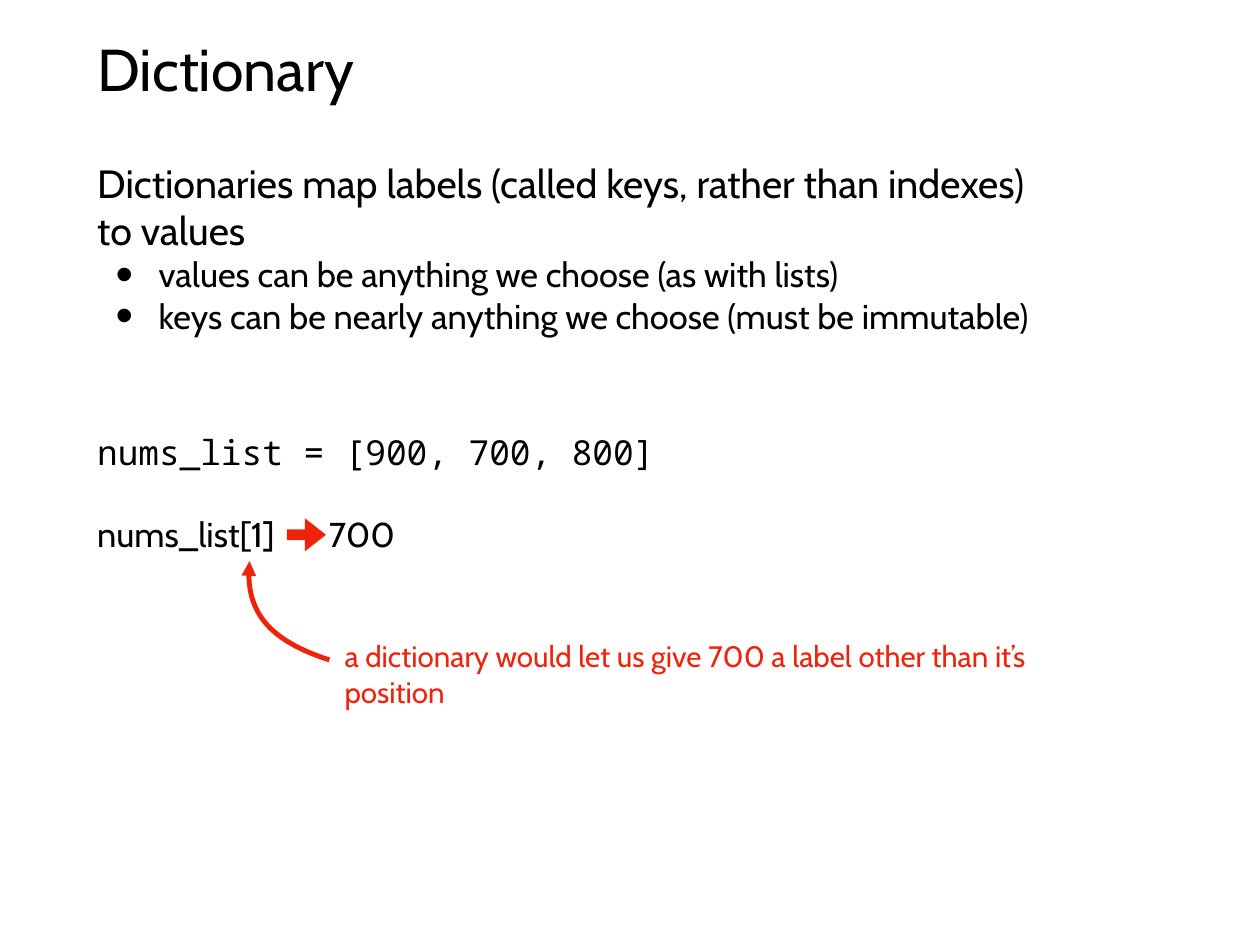
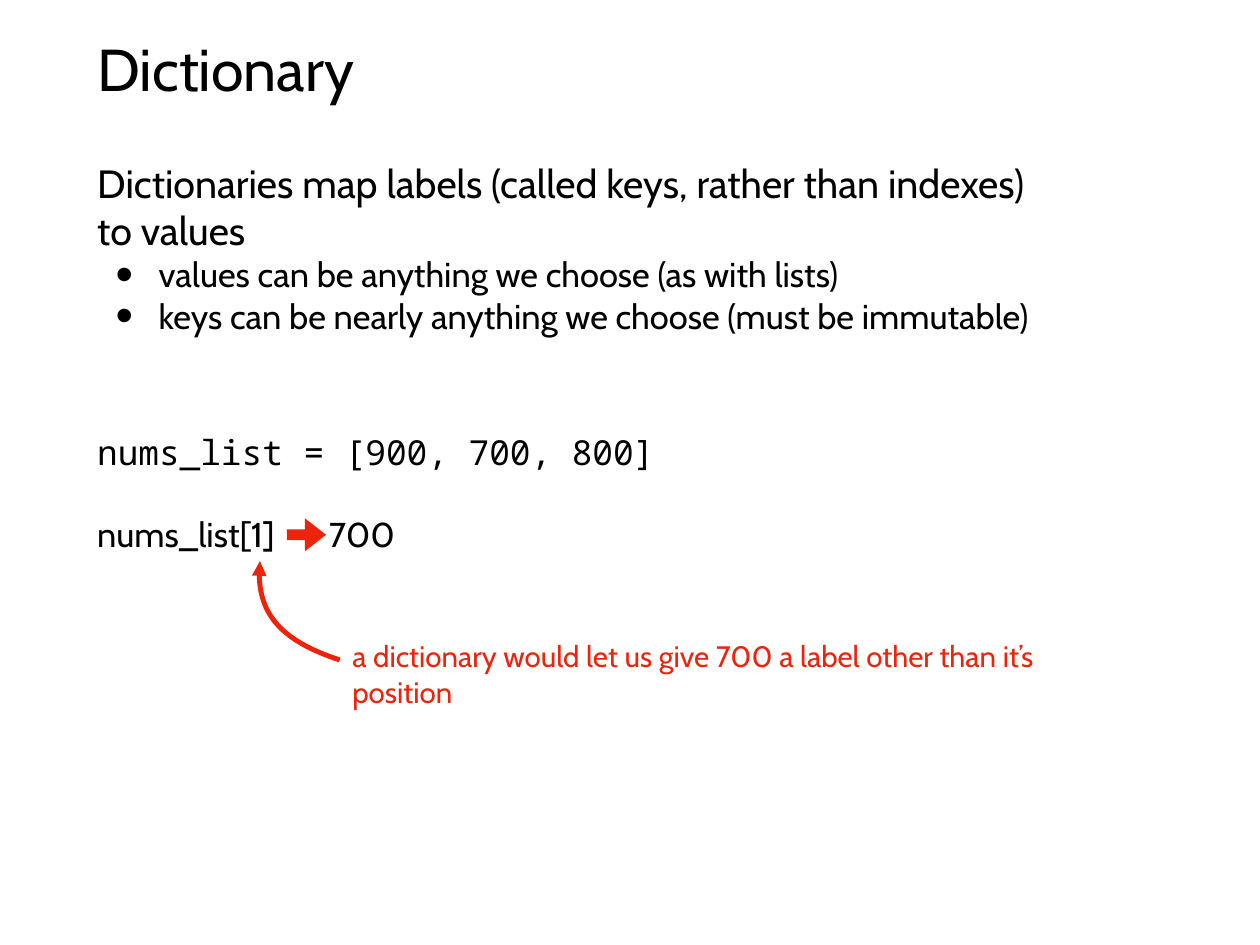
Before and after one commit to rogersjeffreyl/caraza-harter-com, a slide deck: slide 17 of tyler/meena/cs220/s20/materials/lec_18_S20.pptx. Drawn at 1260x945 pixels with LibreOffice and Linux fonts; fonts in the diff are those of the drawing. Boxes give left, top, right and bottom in pixels: in the first picture for what was removed or moved away, otherwise in the second. Text is boxed around its words. In the diff, an @@ line names an element or a change of style, - is before the commit and + after.

```diff
--- a/tyler/meena/cs220/s20/materials/lec_18_S20.pptx
+++ b/tyler/meena/cs220/s20/materials/lec_18_S20.pptx
@@ freeform shape: place and size @@
-freeform shape at [249,561,330,660]
+freeform shape at [260,561,340,660]
@@ text "a dictionary would let us ...": place and size @@
-text "a dictionary would let us ..." at [345,645,1025,674]
+text "a dictionary would let us ..." at [352,645,1033,674]
```
Also in this commit, not shown: 3 other slides changed.
